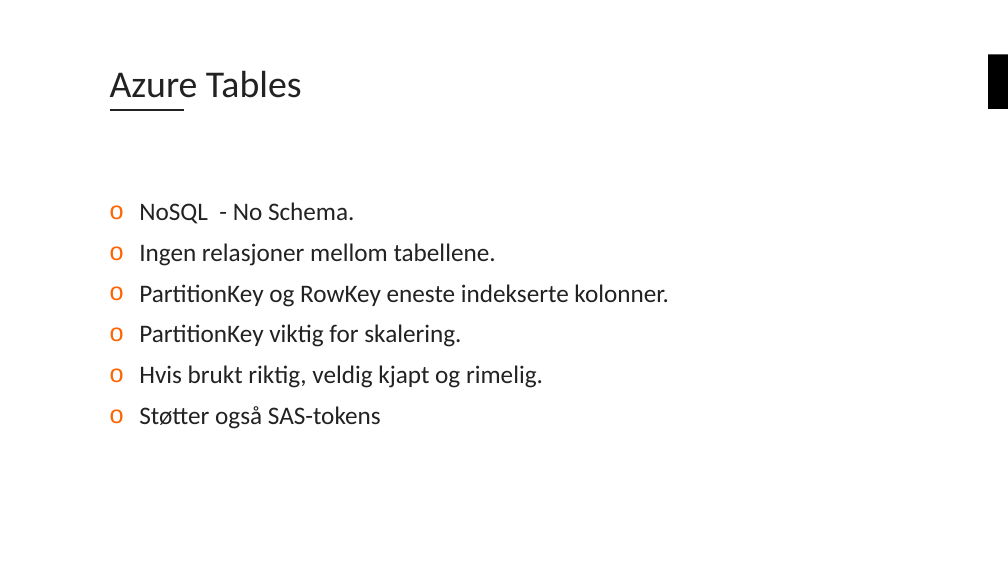
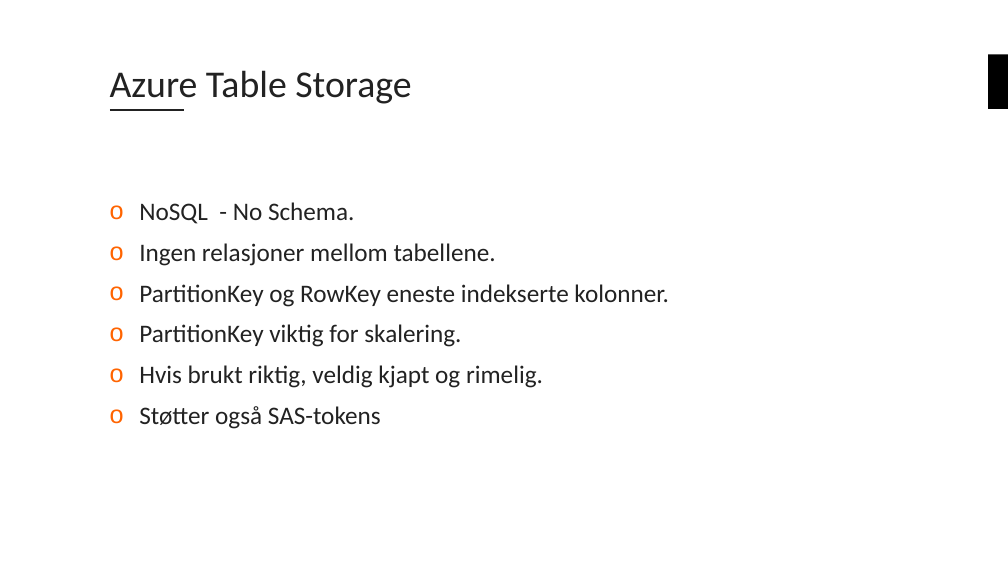
Before and after one commit to bouvet/azure-workshops, a slide deck: slide 26 of Workshop_1/Presentasjon/Azureskolen-Workshop#1.pptx. Drawn at 1008x567 pixels with LibreOffice and Linux fonts; fonts in the diff are those of the drawing; background and template pictures are left out. Boxes give left, top, right and bottom in pixels: in the first picture for what was removed or moved away, otherwise in the second. Text is boxed around its words. In the diff, an @@ line names an element or a change of style, - is before the commit and + after.

```diff
--- a/Workshop_1/Presentasjon/Azureskolen-Workshop#1.pptx
+++ b/Workshop_1/Presentasjon/Azureskolen-Workshop#1.pptx
@@ title at <box>110,70,411,104</box>: text changed @@
-Azure Tables
+Azure Table Storage
```
Also in this commit, not shown: 6 other slides changed, 2 slides added.
